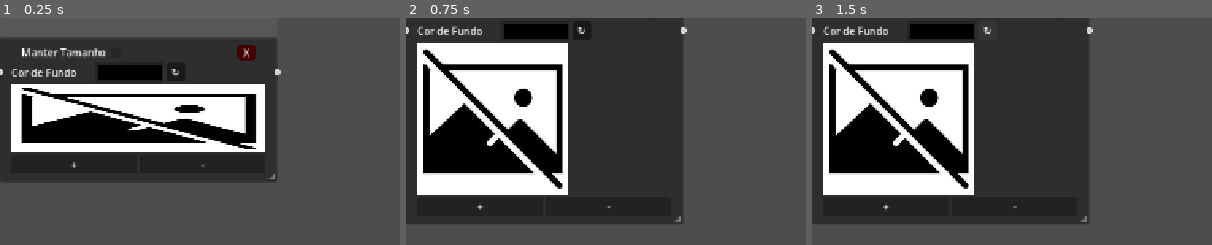
Above: before the commit, frames 1-3 (left to right).
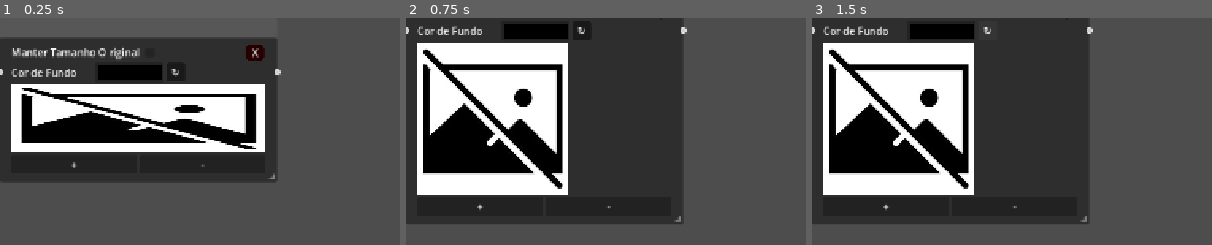
Above: after the commit, the same moments.

Repository: Miguel-de-Souza/Map-infinity
Game: Godot game, scene res://tscn/graph_node_Image.tscn
Same seed, same stepped clock (60 frames per second), same inputs: the game is played once before the commit and once after it. This scene is started directly instead of the project's main scene.
Inputs (mouse positions are % of the whole screen's width and height, from its top left; square brackets give the same spot before the commit, where the layout moved):
- Up to frame 1 (0.25 s): no input
- Up to frame 2 (0.75 s): click (19, 8) [14, 8] at 0.5 s
- Up to frame 3 (1.5 s): click "↻" at 1.25 s
The pictures show only the part of the screen within x 0-50%, y 0-50%; the shares and areas given below are measured in that part.

The runs differ from the first frame. In frame 1, 1.3% of the frame differs, in the area x 3-67%, y 11-19%; in frame 2, less than 0.1%; in frame 3, less than 0.1%.

Commit message:
Adicionado Configuração de BG - (0.0.8)

Diff:
--- a/Scripts/window_config.gd
+++ b/Scripts/window_config.gd
@@ -14,6 +14,10 @@
 @export var mode_option: OptionButton
 @export var min_op: SpinBox
 @export var max_op: SpinBox
+@export var option_BG: HSlider
+@export var option_Grides: HSlider
+
+var cor_tema : Color = Color.BLACK
 
 func _ready():
 	load_settings()
@@ -25,6 +29,11 @@
 	config.set_value("graph", "panning_scheme", Geapgh.panning_scheme)
 	config.set_value("graph", "zoom_min", Geapgh.zoom_min)
 	config.set_value("graph", "zoom_max", Geapgh.zoom_max)
+	config.set_value("theme", "grid_major_alpha", get_values_ma)
+	config.set_value("theme", "grid_minor_alpha", get_values_mi)
+	config.set_value("theme", "option_bg", option_BG.value)
+	config.set_value("theme", "option_grids", option_Grides.value)
+
 
 	config.set_value("ui", "check_ajust", check_ajust.button_pressed)
 	config.set_value("ui", "check_diretory", check_diretory.button_pressed)
@@ -41,6 +50,7 @@
 	config.set_value("ui", "min_op", min_op.value)
 	config.set_value("ui", "max_op", max_op.value)
 
+
 	config.save("user://settings.cfg")
 
 func load_settings():
@@ -70,6 +80,15 @@
 	min_op.value = config.get_value("ui", "min_op", 0.1)
 	max_op.value = config.get_value("ui", "max_op", 2.0)
 
+	get_values_ma = config.get_value("theme", "grid_major_alpha", 51)
+	get_values_mi = config.get_value("theme", "grid_minor_alpha", 13)
+
+	option_BG.value = config.get_value("theme", "option_bg", 0)
+	option_Grides.value = config.get_value("theme", "option_grids", 0)
+
+	tema(option_BG.value)
+	verification_theme()
+
 	if show_debug.button_pressed:
 		debug_label.visible = true
 
@@ -158,3 +177,65 @@
 		DisplayServer.window_set_mode(DisplayServer.WINDOW_MODE_FULLSCREEN)
 
 	save_settings()
+
+var cor_for_theme: int
+func tema(intensy: float):
+	var style = Geapgh.get_theme_stylebox("panel")
+	if style == null:
+		return
+
+	var new_stylebox_normal = style.duplicate()
+
+	cor_tema.v = intensy
+	new_stylebox_normal.bg_color = cor_tema
+
+	Geapgh.remove_theme_stylebox_override("panel")
+	Geapgh.add_theme_stylebox_override("panel", new_stylebox_normal)
+
+	verification_theme()
+	save_settings()
+
+
+func verification_theme():
+	if cor_tema.v > 0.5:
+		cor_for_theme = 33
+		Geapgh.add_theme_color_override("grid_major", Color.from_rgba8(cor_for_theme, cor_for_theme, cor_for_theme, get_values_ma))
+		Geapgh.add_theme_color_override("grid_minor", Color.from_rgba8(cor_for_theme, cor_for_theme, cor_for_theme, get_values_mi))
+
+	else:
+		cor_for_theme = 255
+		Geapgh.add_theme_color_override("grid_major", Color.from_rgba8(cor_for_theme, cor_for_theme, cor_for_theme, get_values_ma))
+		Geapgh.add_theme_color_override("grid_minor", Color.from_rgba8(cor_for_theme, cor_for_theme, cor_for_theme, get_values_mi))
+
+
+var get_values_ma : int = 51
+var get_values_mi : int = 13
+
+func _on_option_grid_value_changed(value: float) -> void:
+	var cor_ma = Color.from_rgba8(cor_for_theme, cor_for_theme, cor_for_theme, 51)
+	cor_ma.a8 = int(value + 51)
+
+	var cor_mi = Color.from_rgba8(cor_for_theme, cor_for_theme, cor_for_theme, 13)
+	cor_mi.a8 = int(value + 13)
+
+	verification_theme()
+
+	get_values_ma = int(value + 51)
+	get_values_mi = int(value + 13)
+	save_settings()
+
+
+func _on_reset_themes_pressed() -> void:
+	option_BG.value = 0.17682926829268
+	option_Grides.value = 0
+
+	Geapgh.remove_theme_stylebox_override("panel")
+	Geapgh.remove_theme_color_override("grid_major")
+	Geapgh.remove_theme_color_override("grid_minor")
+
+	save_settings()
+
+func _on_option_bg_value_changed(value: float) -> void:
+	tema(value)
+	print("value do slide ",value)
+	save_settings()
--- a/main.tscn
+++ b/main.tscn
@@ -4,6 +4,9 @@
 [ext_resource type="Script" uid="uid://ctdfhgnwtrfac" path="res://Scripts/window_config.gd" id="2_0xm2m"]
 [ext_resource type="PackedScene" uid="uid://dxkn703ac8rh0" path="res://tscn/reset.tscn" id="3_1bvp3"]
 [ext_resource type="Script" uid="uid://bg0igw8fgmsth" path="res://Scripts/debuger.gd" id="3_h2yge"]
+
+[sub_resource type="StyleBoxFlat" id="StyleBoxFlat_1bvp3"]
+bg_color = Color(0.2, 0.2, 0.2, 1)
 
 [node name="Main" type="Control" unique_id=1440128229]
 layout_mode = 3
@@ -29,6 +32,7 @@
 offset_top = 35.0
 grow_horizontal = 2
 grow_vertical = 2
+theme_override_styles/panel = SubResource("StyleBoxFlat_1bvp3")
 right_disconnects = true
 zoom_min = 0.05
 zoom_max = 3.0
@@ -43,7 +47,7 @@
 text_more = NodePath("../More Program/Container More/Text More")
 confirmation_version = NodePath("../Confirmation Version")
 
-[node name="Window Config" type="Window" parent="." unique_i …(204 unchanged characters)… ndow", "mode_option", "min_op", "max_op")]
+[node name="Window Config" type="Window" parent="." unique_i …(204 unchanged characters)… ndow", "mode_option", "min_op", "max_op", "option_BG", "option_Grides")]
 oversampling_override = 1.0
 title = "Configurações"
 initial_position = 1
@@ -65,6 +69,8 @@
 mode_option = NodePath("Container Configure/Margin Conf/HBox Conf/Container Config/Container Make/Modo Option")
 min_op = NodePath("Container Configure/Margin Conf/HBox Conf/Margin Right/Container Right/Container Zoom/Container MM/Container Min/Spin Min")
 max_op = NodePath("Container Configure/Margin Conf/HBox Conf/Margin Right/Container Right/Container Zoom/Container MM/Container Max/Spin Max")
+option_BG = NodePath("Container Configure/Margin Conf/HBox Conf/Margin Right/Container Right/Container Temas/Container BG/Option BG")
+option_Grides = NodePath("Container Configure/Margin Conf/HBox Conf/Margin Right/Container Right/Container Temas/Container Grid/Option Grid")
 
 [node name="Container Configure" type="VBoxContainer" parent="Window Config" unique_id=2089540394]
 anchors_preset = 15
@@ -287,6 +293,53 @@
 layout_mode = 2
 node_pai = NodePath("../Spin Max")
 valor = 300.0
+
+[node name="Container Temas" type="VBoxContainer" parent="Window Config/Container Configure/Margin Conf/HBox Conf/Margin Right/Container Right" unique_id=1043763190]
+layout_mode = 2
+
+[node name="Label Tema" type="Label" parent="Window Config/Container Configure/Margin Conf/HBox Conf/Margin Right/Container Right/Container Temas" unique_id=2057501754]
+layout_mode = 2
+theme_override_font_sizes/font_size = 25
+text = "Temas"
+
+[node name="Container BG" type="HBoxContainer" parent="Window Config/Container Configure/Margin Conf/HBox Conf/Margin Right/Container Right/Container Temas" unique_id=1741875537]
+layout_mode = 2
+
+[node name="Label BG" type="Label" parent="Window Config/Container Configure/Margin Conf/HBox Conf/Margin Right/Container Right/Container Temas/Container BG" unique_id=1903296096]
+layout_mode = 2
+text = "Cor de Fundo"
+
+[node name="Option BG" type="HSlider" parent="Window Config/Container Configure/Margin Conf/HBox Conf/Margin Right/Container Right/Container Temas/Container BG" unique_id=1443160933]
+clip_contents = true
+custom_minimum_size = Vector2(180, 0)
+layout_mode = 2
+size_flags_horizontal = 3
+size_flags_vertical = 4
+max_value = 1.0
+step = 0.0
+value = 0.1
+
+[node name="Container Grid" type="HBoxContainer" parent="Window Config/Container Configure/Margin Conf/HBox Conf/Margin Right/Container Right/Container Temas" unique_id=1857540758]
+layout_mode = 2
+theme_override_constants/separation = 23
+
+[node name="Label Grid" type="Label" parent="Window Config/Container Configure/Margin Conf/HBox Conf/Margin Right/Container Right/Container Temas/Container Grid" unique_id=852326367]
+layout_mode = 2
+text = "Opacidade
+da Grade"
+horizontal_alignment = 1
+
+[node name="Option Grid" type="HSlider" parent="Window Config/Container Configure/Margin Conf/HBox Conf/Margin Right/Container Right/Container Temas/Container Grid" unique_id=247179055]
+clip_contents = true
+custom_minimum_size = Vector2(180, 0)
+layout_mode = 2
+size_flags_horizontal = 3
+size_flags_vertical = 4
+max_value = 255.0
+
+[node name="Reset Themes" type="Button" parent="Window Config/Container Configure/Margin Conf/HBox Conf/Margin Right/Container Right/Container Temas" unique_id=992288827]
+layout_mode = 2
+text = "Resetar Temas"
 
 [node name="More Program" type="AcceptDialog" parent="." unique_id=164421219]
 oversampling_override = 1.0
@@ -428,6 +481,9 @@
 [connection signal="pressed" from="Window Config/Container Configure/Margin Conf/HBox Conf/Margin Right/Container Right/Container Debug/Check Debug" to="Window Config" method="_on_check_debug_pressed"]
 [connection signal="value_changed" from="Window Config/Container Configure/Margin Conf/HBox Conf/Margin Right/Container Right/Container Zoom/Container MM/Container Min/Spin Min" to="Window Config" method="_on_spin_min_value_changed"]
 [connection signal="value_changed" from="Window Config/Container Configure/Margin Conf/HBox Conf/Margin Right/Container Right/Container Zoom/Container MM/Container Max/Spin Max" to="Window Config" method="_on_spin_max_value_changed"]
+[connection signal="value_changed" from="Window Config/Container Configure/Margin Conf/HBox Conf/Margin Right/Container Right/Container Temas/Container BG/Option BG" to="Window Config" method="_on_option_bg_value_changed"]
+[connection signal="value_changed" from="Window Config/Container Configure/Margin Conf/HBox Conf/Margin Right/Container Right/Container Temas/Container Grid/Option Grid" to="Window Config" method="_on_option_grid_value_changed"]
+[connection signal="pressed" from="Window Config/Container Configure/Margin Conf/HBox Conf/Margin Right/Container Right/Container Temas/Reset Themes" to="Window Config" method="_on_reset_themes_pressed"]
 [connection signal="pressed" from="Container Tool/MenuButton Config" to="Window Config" method="_on_menu_button_config_pressed"]
 [connection signal="pressed" from="Container Tool/MenuButton More" to="GraphEdit" method="_on_menu_button_more_pressed"]
 [connection signal="confirmed" from="Confirmation Version" to="GraphEdit" method="_on_confirmation_version_confirmed"]
--- a/tscn/button_exit.tscn
+++ b/tscn/button_exit.tscn
@@ -3,10 +3,10 @@
 [ext_resource type="Script" uid="uid://ciky5g138w0c4" path="res://Scripts/button_exit.gd" id="1_yl47d"]
 
 [sub_resource type="StyleBoxFlat" id="StyleBoxFlat_yl47d"]
-bg_color = Color(0.2686335, 1.8049032e-07, 7.219613e-08, 1)
+bg_color = Color(0.15, 0, 0, 1)
 border_width_left = 10
 border_width_right = 10
-border_color = Color(0.26666668, 0, 0, 1)
+border_color = Color(0.15, 0, 0, 1)
 corner_radius_top_left = 5
 corner_radius_top_right = 5
 corner_radius_bottom_right = 5
--- a/tscn/graph_node_Image.tscn
+++ b/tscn/graph_node_Image.tscn
@@ -63,15 +63,15 @@
 
 [node name="Container" type="HBoxContainer" parent="." unique_id=1614242062]
 layout_mode = 2
-size_flags_horizontal = 4
-theme_override_constants/separation = 180
+size_flags_horizontal = 0
+theme_override_constants/separation = 140
 
 [node name="Container Size" type="HBoxContainer" parent="Container" unique_id=963762433]
 layout_mode = 2
 
 [node name="Size Label" type="Label" parent="Container/Container Size" unique_id=1886954870]
 layout_mode = 2
-text = "Manter Tamanho"
+text = "Manter Tamanho O riginal"
 
 [node name="Check Size" type="CheckBox" parent="Container/Container Size" unique_id=2003499002]
 layout_mode = 2
